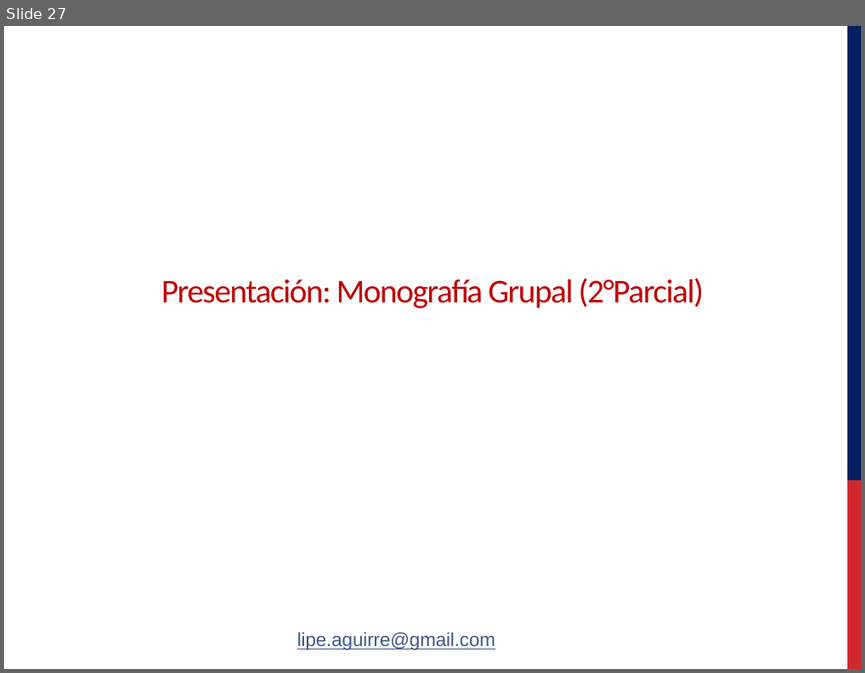
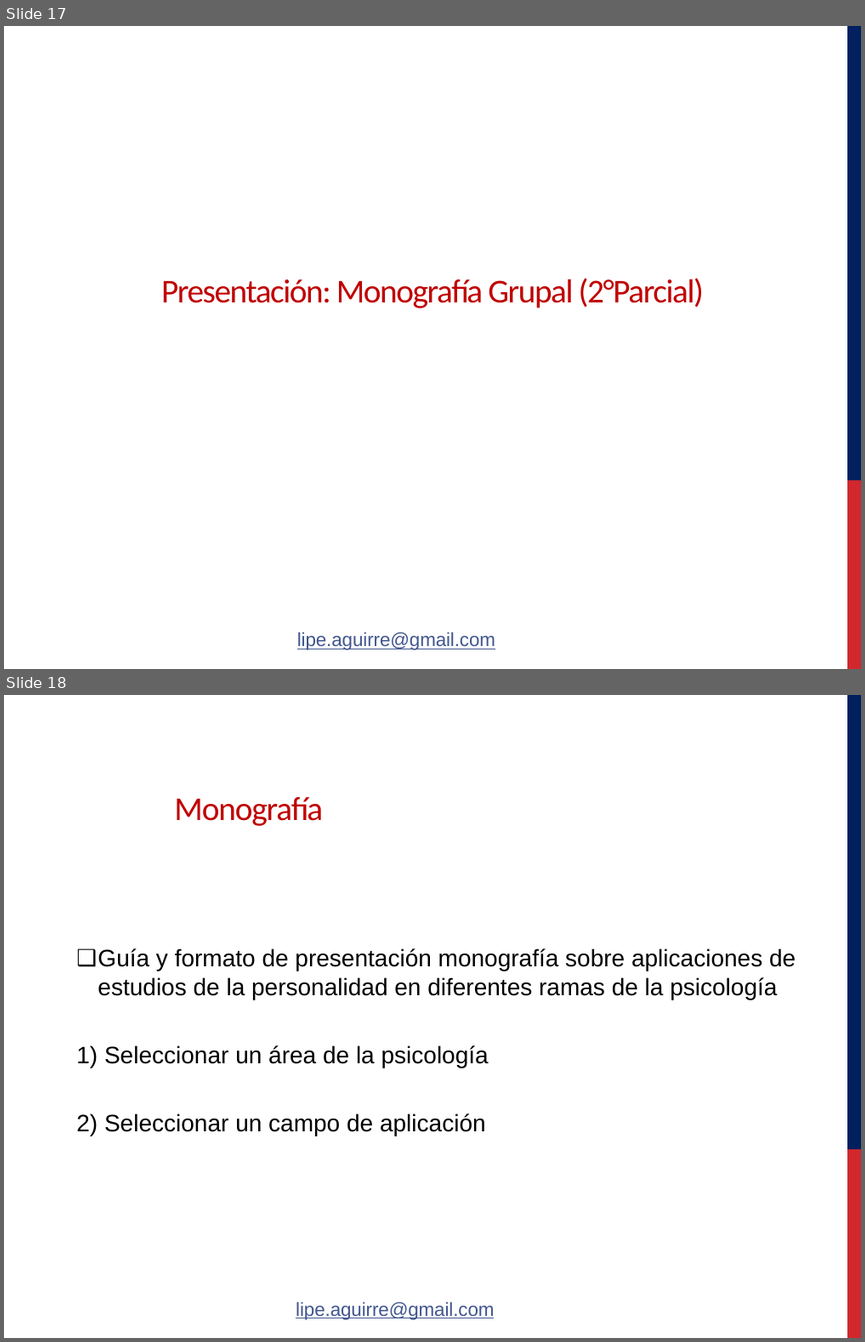
Before and after one commit to felipeaguirre66/FavaloroPerso, a slide deck: Clase 1/Powers/Aguirre - Psicologia de la Personalidad clase Practico 1° 16PF - Lectura de casos - Lic Sanchez Sanda.pptx. Shown one above the other, each under a label of ours: slide 27 before the commit, slides 17 and 18 after it. The pictures are 865x673 and 865x1342 pixels, drawn with LibreOffice and Linux fonts; fonts in the diff are those of the drawing; background and template pictures are left out. Boxes give left, top, right and bottom in pixels: in the first picture for what was removed or moved away, otherwise in the second. Text is boxed around its words. In the diff, an @@ line names an element or a change of style, - is before the commit and + after.

```diff
--- a/Clase 1/Powers/Aguirre - Psicologia de la Personalidad clase Practico 1° 16PF - Lectura de casos - Lic Sanchez Sanda.pptx
+++ b/Clase 1/Powers/Aguirre - Psicologia de la Personalidad clase Practico 1° 16PF - Lectura de casos - Lic Sanchez Sanda.pptx
@@ slide 18 added at box(4, 695, 861, 1338), background #FFFFFF @@
@@ freeform shape added at box(847, 695, 861, 1149), fill #001F5F @@
@@ title added at box(174, 797, 323, 826), 28 pt, text #C00000 @@
+Monografía
@@ text added at box(76, 948, 795, 1135), 20 pt, text #000000 @@
+❑ Guía y formato de presentación monografía sobre aplicaciones de estudios de la personalidad en diferentes ramas de la psicología
+1) Seleccionar un área de la psicología
+2) Seleccionar un campo de aplicación
@@ freeform shape added at box(847, 1149, 861, 1338), fill #D1282D @@
@@ text added at box(296, 1301, 494, 1320), 16 pt, text #41568E, underline @@
+lipe.aguirre@gmail.com
@@ what was slide 27 is now slide 17 @@
```
Also in this commit, not shown: 10 other slides added, 1 slide removed, 1 other file.
